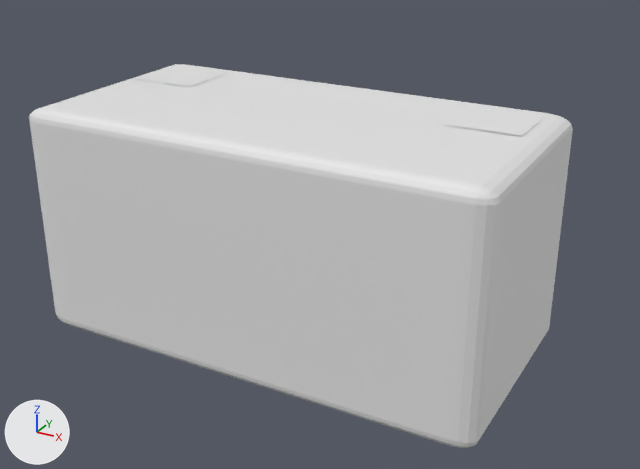
The Blender file View/Blender/Prozess/Message_Highlight_Hashtag.blend, before and after one commit.
The view is the same before and after, from a 50 mm lens placed at (1.75, -2.99, 1.48), pointed at (0.12, -0.02, -0.01). The lights are fixed; the arrows at lower left show +X, +Y and +Z. Materials are left out; every surface is plain grey.
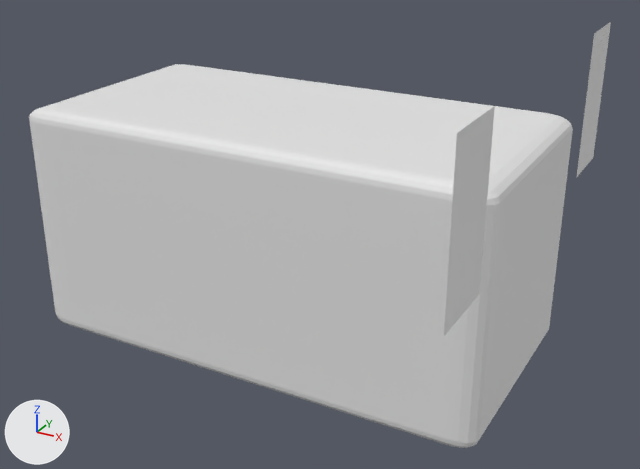
Where the newer file only moved an object's origin or applied its transform, the numbers keep the older frame.

Patch to the scene script:
```diff
--- a/View/Blender/Prozess/Message_Highlight_Hashtag.blend.py
+++ b/View/Blender/Prozess/Message_Highlight_Hashtag.blend.py
@@ me_cube @@
 me_cube.from_pydata(...)  # 152 vertices, 150 faces; spans x -1.0..1.0, y -1.0..1.0, z -1.0..1.0
 # used by ob_cube; location = (0.0, 0.0, 0.0); rotation_euler = (1.571, 4.712, 3.142), in degrees (90, 270, 180); scale = (0.5, 1.0, 0.5)
+# me_cube part 1: the whole mesh is multiplied about its middle by the matrix ((0.0, 1.0, 0.0), (0.0, 0.0, 0.5), (0.5, 0.0, 0.0))
@@ ob_cube @@
 ob_cube.location = (0.0, 0.0, 0.0)
-ob_cube.rotation_euler = (1.571, 4.712, 3.142)  # degrees (90, 270, 180)
-ob_cube.scale = (0.5, 1.0, 0.5)
```

Where the change shows, as pixel boxes [x1, y1, x2, y2] in the pictures (640 x 469 px):
'Cube', turned, rescaled: [29, 64, 573, 448] in both
'Plane.001', reshaped (64% narrower, 406% taller): before [446, 106, 545, 136]; after [576, 22, 611, 178]
